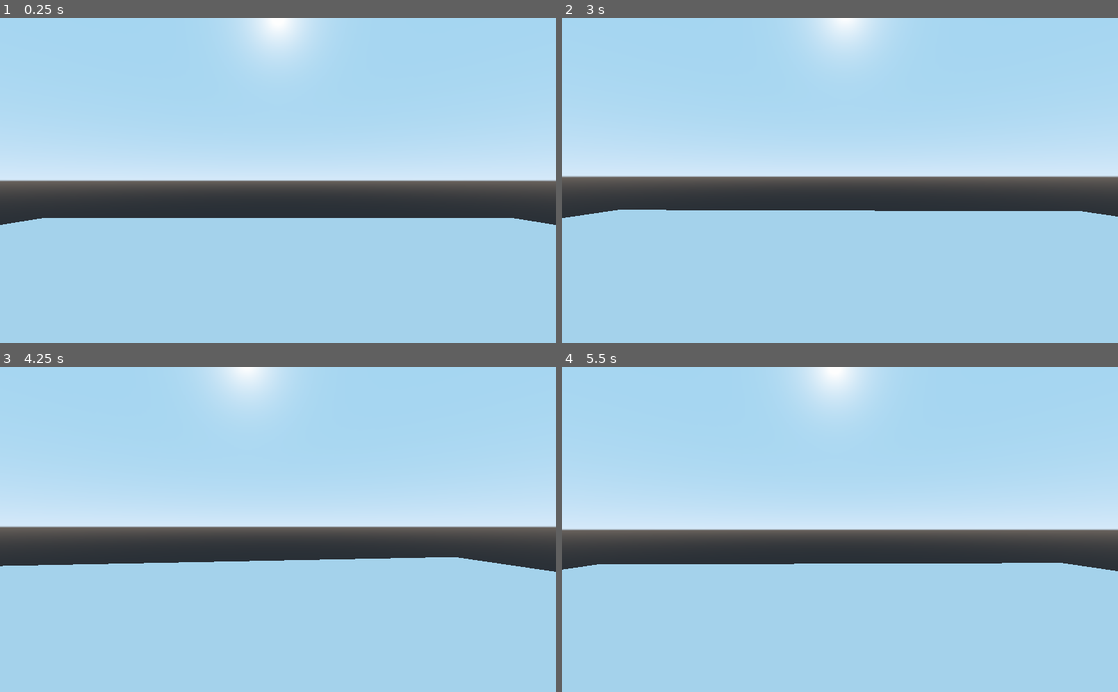
Above: before the commit, frames 1-4 (two rows, left to right).
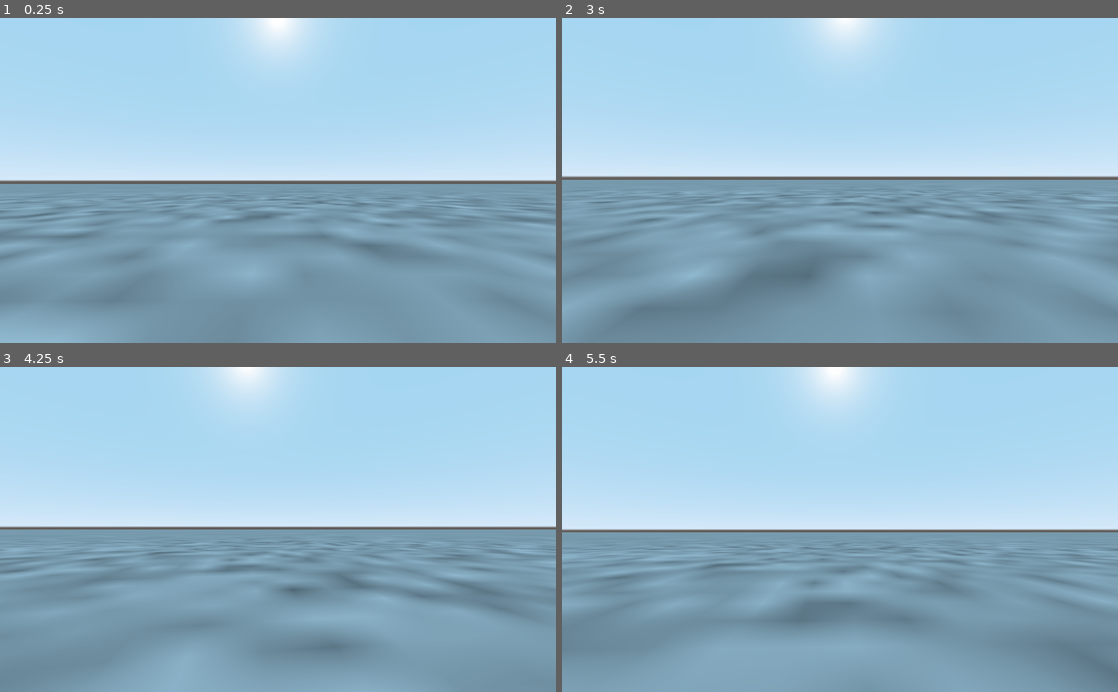
Above: after the commit, the same moments.

Repository: addmix/planetary-player-controller
Game: Godot game, scene res://Spatial.tscn
The game is run twice, just before and just after one commit, with the same random seed, the same clock (stepped at 60 frames per second) and the same inputs.
Inputs (mouse positions are in pixels of both pictures, inside the frame that each line leads up to):
- Up to frame 1 (0.25 s): no input
- Up to frame 2 (3 s): move the mouse to (867, 180) at 0.52 s; hold W (forward) from 0.53 s (still down); move the mouse to (812, 180) at 1.27 s; move the mouse to (851, 174) at 2.02 s; move the mouse to (834, 187) at 2.77 s
- Up to frame 3 (4.25 s): keep holding W (forward); move the mouse to (316, 532) at 3.52 s
- Up to frame 4 (5.5 s): keep holding W (forward); move the mouse to (795, 526) at 4.27 s; move the mouse to (845, 529) at 5.02 s

The runs differ from the first frame. In frame 1, 49% of the frame differs, in the area x 0-100%, y 51-100%; in frame 2, 50%, in the area x 0-100%, y 49-100%; in frame 3, 50%; in frame 4, 49%.

Commit message:
e

Diff:
--- a/Flat.tscn
+++ b/Flat.tscn
@@ -1,10 +1,19 @@
-[gd_scene load_steps=3 format=2]
+[gd_scene load_steps=6 format=2]
 
 [sub_resource type="BoxShape" id=1]
-extents = Vector3( 10, 1, 10 )
+extents = Vector3( 200, 1, 200 )
+
+[sub_resource type="OpenSimplexNoise" id=3]
+period = 0.1
+
+[sub_resource type="NoiseTexture" id=4]
+noise = SubResource( 3 )
+
+[sub_resource type="SpatialMaterial" id=5]
+albedo_texture = SubResource( 4 )
 
 [sub_resource type="SphereShape" id=2]
-radius = 50.0
+radius = 1210.4
 
 [node name="StaticBody" type="StaticBody"]
 transform = Transform( 1, 0, 0, 0, 1, 0, 0, 0, 1, 0, -2.08855, 0 )
@@ -13,8 +22,9 @@
 shape = SubResource( 1 )
 
 [node name="CSGBox" type="CSGBox" parent="."]
-width = 20.0
-depth = 20.0
+width = 400.0
+depth = 400.0
+material = SubResource( 5 )
 
 [node name="Area" type="Area" parent="."]
 space_override = 1
--- a/PhysicsPlayer.gd
+++ b/PhysicsPlayer.gd
@@ -4,27 +4,60 @@
 onready var _Camera : Camera = $Head/Camera
 onready var Raycast : RayCast = $RayCast
 
-var max_leg_force : float = 100.0
-var damping : float = 10.0
+var max_leg_force : float = 160.0
+var damping : float = 1.0
+var overcome_damping : float = damping * mass
+var max_running_speed : float = 3.0
 
 func _ready() -> void:
 	Input.set_mouse_mode(Input.MOUSE_MODE_CAPTURED)
 
+#damping function
+#old
+#m_linearVelocity *= btMax((btScalar(1.0) - timeStep * m_linearDamping), btScalar(0.0));
+#new
+#m_linearVelocity *= btPow(btScalar(1) - m_linearDamping, timeStep);
+#E:\Godot\godot\thirdparty\bullet\BulletDynamics\Dynamics\btRigidBody.cpp
+
 func _physics_process(delta : float) -> void:
+	var input = Input.get_vector("left", "right", "forward", "backward")
+	var transformed = _Head.global_transform.basis.xform(Vector3(input.x, 0, input.y))
 	#if on ground
 	#might want to change this to a capsule shape
 	if Raycast.is_colliding():
-		var distance = (global_transform.origin + global_transform.basis.y * -0.6).distance_to(Raycast.get_collision_point())
-		var force : float = range_lerp(distance, 0, 0.4, 160, 0)
-		apply_impulse(global_transform.basis.y * -1, global_transform.basis.y * force * 9.8 * delta)
 		#prevents bobbing up and down
-		linear_damp = damping
+		legs_force(delta)
+		ground_movement(transformed, delta)
 	else:
 		#when not on ground, don't damp, it messes with other physics
-		linear_damp = -1.0
+		air_movement(transformed, delta)
 
-func _integrate_forces(state : PhysicsDirectBodyState) -> void:
+#keeps the player hovering above the ground
+func legs_force(delta : float) -> void:
+	#keeps verical hight where it should be
+	var distance = (global_transform.origin + global_transform.basis.y * -0.3).distance_to(Raycast.get_collision_point())
+	var force : float = range_lerp(distance, 0, 0.7, max_leg_force, 0) - linear_velocity.y * 50
+	apply_impulse(global_transform.basis.y * -1, global_transform.basis.y * force * 9.8 * delta)
+
+	#keep upright
+
+
+
+func ground_movement(direction : Vector3, delta : float) -> void:
+
+	var desired_velocity := direction * max_running_speed
+	var force := (desired_velocity - linear_velocity) * max_leg_force
+	print(linear_velocity)
+
+	#full force when standing still or slowing down
+	apply_central_impulse(force * delta)
+
+func air_movement(direction : Vector3, delta : float) -> void:
 	pass
+
+static func bias(x : float, bias : float) -> float:
+	var k : float = pow(1 - bias, 3)
+	return (x * k) / (x * k - x + 1)
 
 func _unhandled_input(event : InputEvent) -> void:
 	if event is InputEventMouseMotion:
--- a/PhysicsPlayer.tscn
+++ b/PhysicsPlayer.tscn
@@ -3,14 +3,14 @@
 [ext_resource path="res://PhysicsPlayer.gd" type="Script" id=1]
 
 [sub_resource type="CapsuleShape" id=1]
-radius = 0.5
-height = 0.8
+radius = 0.4
+height = 0.6
 
 [node name="RigidBody" type="RigidBody"]
 script = ExtResource( 1 )
 
 [node name="CollisionShape" type="CollisionShape" parent="."]
-transform = Transform( 1, 0, 0, 0, -4.37114e-08, 1, 0, -1, -4.37114e-08, 0, 0.3, 0 )
+transform = Transform( 1, 0, 0, 0, -4.37114e-08, 1, 0, -1, -4.37114e-08, 0, 0.4, 0 )
 shape = SubResource( 1 )
 
 [node name="RayCast" type="RayCast" parent="."]
--- a/Spatial.tscn
+++ b/Spatial.tscn
@@ -6,6 +6,7 @@
 [node name="Spatial" type="Spatial"]
 
 [node name="RigidBody" parent="." instance=ExtResource( 1 )]
+transform = Transform( 1, 0, 0, 0, 1, 0, 0, 0, 1, 0, -0.346034, 0 )
 mass = 75.0
 
 [node name="StaticBody" parent="." instance=ExtResource( 2 )]
